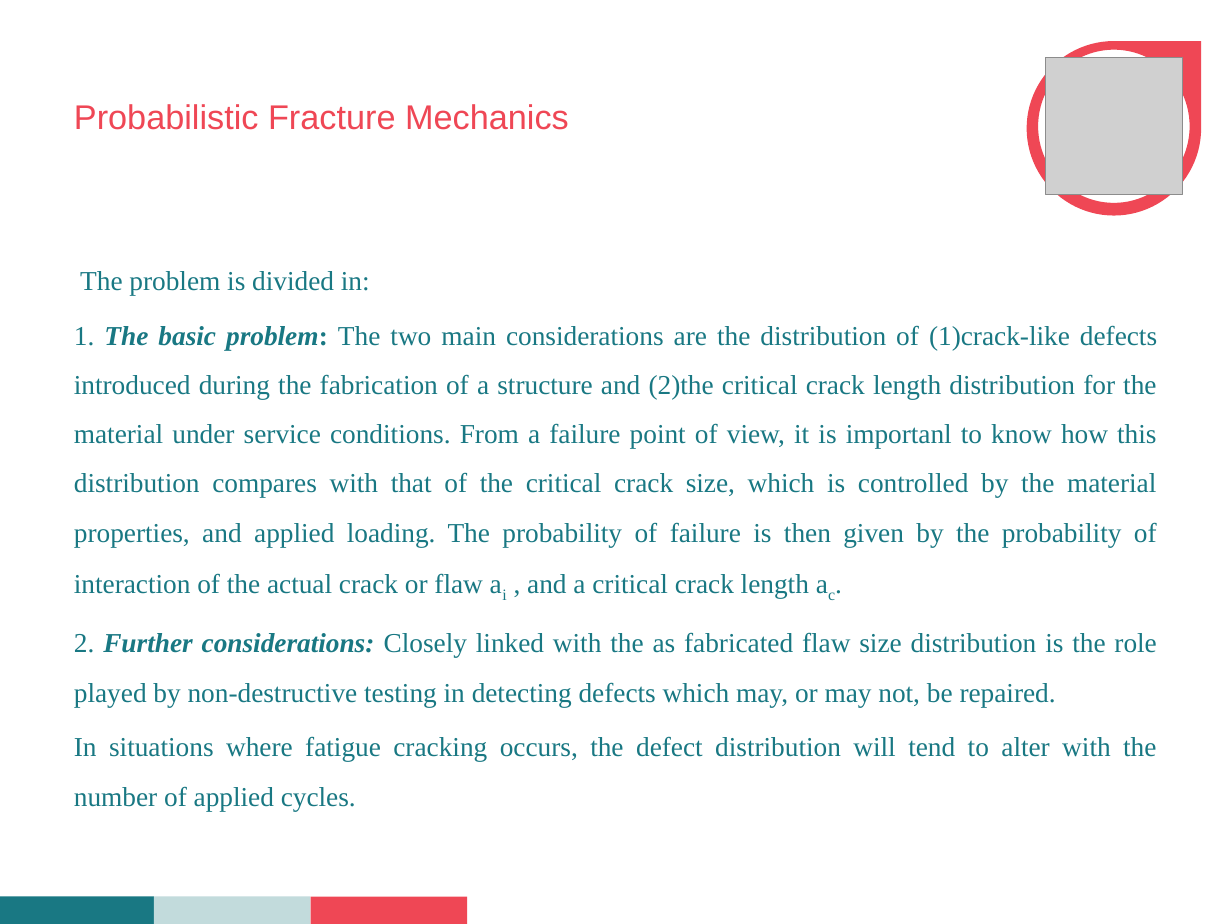
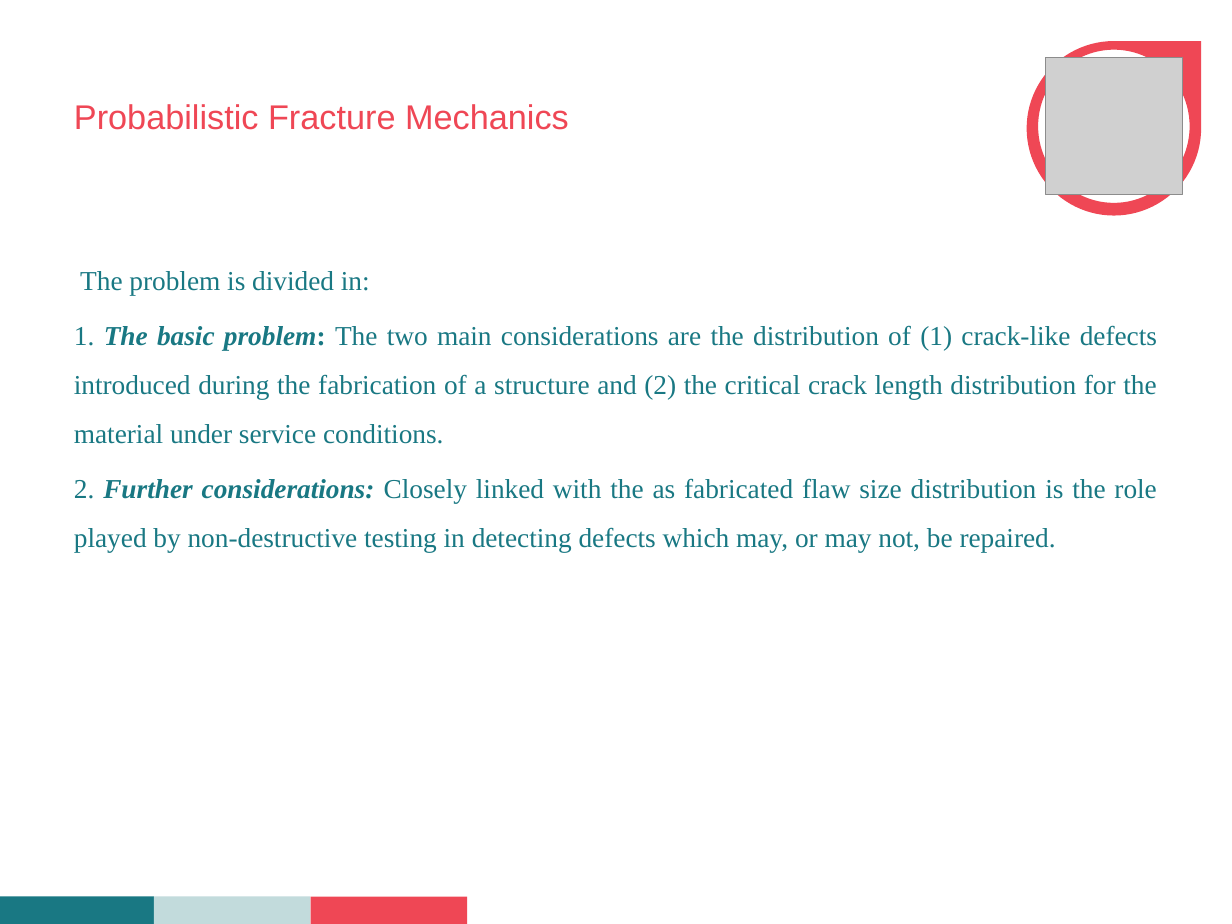
Before and after one commit to Abhinandan1996/seminar, a slide deck: slide 7 of seminar.pptx (slide 14 before the commit). Drawn at 1232x924 pixels with LibreOffice and Linux fonts; fonts in the diff are those of the drawing; grey boxes stand for pictures; background and template pictures are left out. Boxes give left, top, right and bottom in pixels: in the first picture for what was removed or moved away, otherwise in the second. Text is boxed around its words. In the diff, an @@ line names an element or a change of style, - is before the commit and + after.

```diff
--- a/seminar.pptx
+++ b/seminar.pptx
@@ text at (74,325,1157,444): text changed @@
-1. The basic problem: The two main considerations are the distribution of (1)crack-like defects introduced during the fabrication of a structure and (2)the critical crack length distribution for the material under service conditions. From a failure point of view, it is importanl to know how this distribution compares with that of the critical crack size, which is controlled by the material properties, and applied loading. The probability of failure is then given by the probability of interaction of the actual crack or flaw ai , and a critical crack length ac.
+1. The basic problem: The two main considerations are the distribution of (1) crack-like defects introduced during the fabrication of a structure and (2) the critical crack length distribution for the material under service conditions.
@@ text at (74,736,1156,761): paragraph removed @@
-In situations where fatigue cracking occurs, the defect distribution will tend to alter with the number of applied cycles.
```
Also in this commit, not shown: 13 other slides changed, 1 slide added, 10 slides removed, 2 other files.
